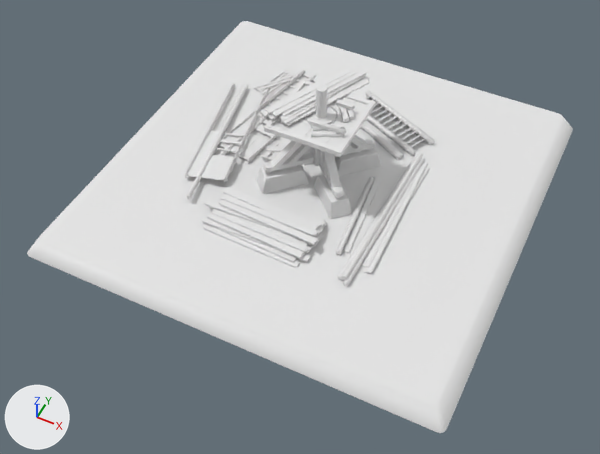
What one commit did to the FBX model Content/Buildings/Meshes/CA_Windmill_Stage1.fbx.
One viewpoint serves both versions: a 50 mm lens placed at (13.1, -28.4, 30.7), pointed at (0.6, -3.4, -0.6). The lights are fixed; the arrows at lower left show +X, +Y and +Z.

In view in the first picture: 'Ca_Windmill_Base', 'Ca_Windmill_Stage1'.
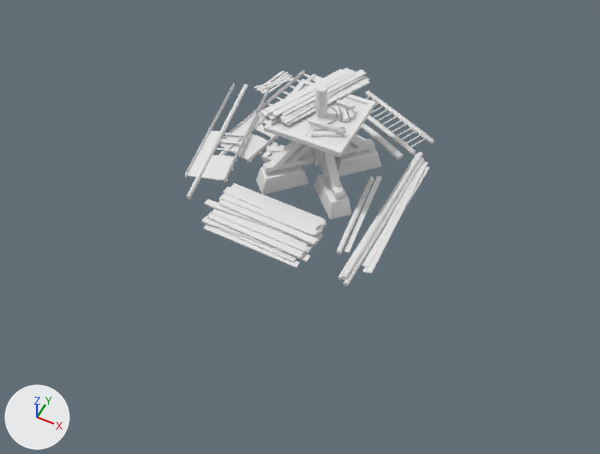
Boxes [x1, y1, x2, y2] around the edits, measured in the pictures (600 x 454 px):
'Ca_Windmill_Base', deleted
    before: [27, 21, 573, 433]

The change, as a list of edits to the scene's bpy script:
```text
Remove ob_ca_windmill_base:
    ob_ca_windmill_base = bpy.data.objects.new('Ca_Windmill_Base', me_plane_005)
    ob_ca_windmill_base.location = (0.0, 0.0, 0.0)
```
